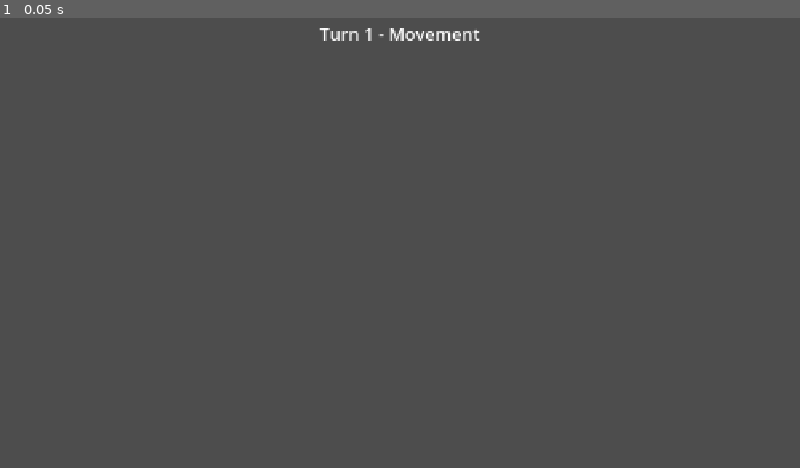
Above: before the commit, frame 1.
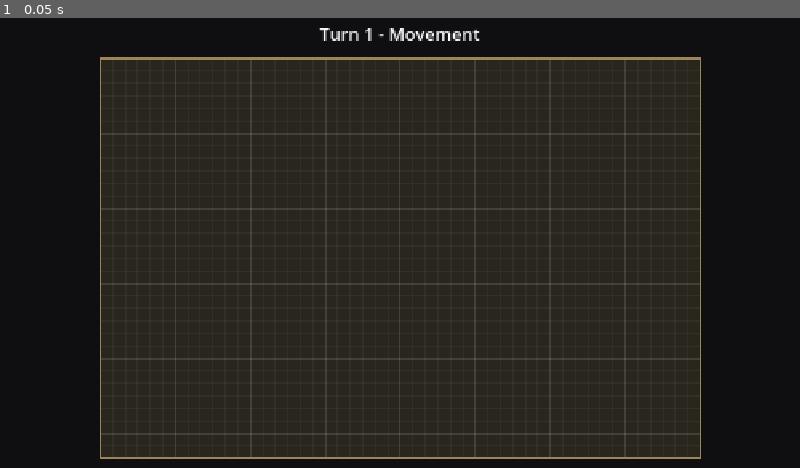
Above: after the commit, the same moment.

Repository: garrettmarco-a11y/grimdarktt
Game: Godot game, scene res://scenes/core/Main.tscn
Same seed, same stepped clock (60 frames per second), same inputs: the game is played once before the commit and once after it.
Inputs:
- Up to frame 1 (0.05 s): no input

The runs differ from the first frame. In frame 1, 97% of the frame differs, in the area x 0-100%, y 0-100%.

Commit message:
Add battlefield foundation with measurement grid
GameBoard now draws a bounded play area procedurally: a dark surface, a
faint 1-unit grid, a stronger 6-unit grid and a bronze border. Positions are
continuous board units; the grid is visual guidance only. Board size, scale,
grid spacing and colours are exported placeholders until the battlefield
dimensions are decided. Main places the board below the phase banner, and the
default clear colour is darkened so the board edge reads clearly.

Adds tests for board geometry, unit/pixel conversion, grid line positions and
the board's layout relative to the viewport and phase banner.

Co-Authored-By: Claude Opus 5.5 <noreply@anthropic.com>
Claude-Session: https://claude.ai/code/session_01N4uSr6oR2ZXSGEegv4yxbn

Diff:
--- a/project.godot
+++ b/project.godot
@@ -14,5 +14,6 @@
 window/stretch/mode="canvas_items"
 
 [rendering]
+environment/defaults/default_clear_color=Color(0.06, 0.06, 0.07, 1)
 renderer/rendering_method="gl_compatibility"
 renderer/rendering_method.mobile="gl_compatibility"
--- a/scenes/core/Main.tscn
+++ b/scenes/core/Main.tscn
@@ -9,6 +9,7 @@
 script = ExtResource("1_main")
 
 [node name="GameBoard" parent="." instance=ExtResource("2_board")]
+position = Vector2(160, 64)
 
 [node name="TurnManager" parent="." instance=ExtResource("3_turns")]
 
--- a/scripts/core/GameBoard.gd
+++ b/scripts/core/GameBoard.gd
@@ -1,5 +1,113 @@
+@tool
 extends Node2D
 class_name GameBoard
+## The battlefield play area: a bounded rectangle drawn procedurally with a
+## measurement grid.
+##
+## Positions on the board are continuous, in board distance units, with the
+## origin at the board's top-left corner. The grid is visual guidance only and
+## never constrains positions. This node has no turn or rules logic.
 
-func _ready() -> void:
-    pass
+## Board size in board distance units. Placeholder until the project lead
+## sets the battlefield dimensions.
+@export var board_size := Vector2(48.0, 32.0):
+    set(value):
+        board_size = value
+        queue_redraw()
+## Pixels drawn per board distance unit. Placeholder until the unit scale is set.
+@export_range(1.0, 100.0, 0.5) var pixels_per_unit := 20.0:
+    set(value):
+        pixels_per_unit = value
+        queue_redraw()
+## Spacing of the faint grid lines, in board distance units.
+@export_range(0.25, 24.0, 0.25) var minor_grid_step := 1.0:
+    set(value):
+        minor_grid_step = value
+        queue_redraw()
+## Spacing of the stronger grid lines, in board distance units.
+@export_range(0.25, 24.0, 0.25) var major_grid_step := 6.0:
+    set(value):
+        major_grid_step = value
+        queue_redraw()
+
+@export_group("Colors")
+@export var surface_color := Color(0.16, 0.15, 0.12):
+    set(value):
+        surface_color = value
+        queue_redraw()
+@export var minor_grid_color := Color(1.0, 1.0, 1.0, 0.04):
+    set(value):
+        minor_grid_color = value
+        queue_redraw()
+@export var major_grid_color := Color(1.0, 1.0, 1.0, 0.12):
+    set(value):
+        major_grid_color = value
+        queue_redraw()
+@export var border_color := Color(0.62, 0.52, 0.34):
+    set(value):
+        border_color = value
+        queue_redraw()
+@export var border_width := 3.0:
+    set(value):
+        border_width = value
+        queue_redraw()
+
+
+## The playable area in this node's local pixel coordinates.
+func get_board_rect() -> Rect2:
+    return Rect2(Vector2.ZERO, units_to_pixels(board_size))
+
+
+func units_to_pixels(units: Vector2) -> Vector2:
+    return units * pixels_per_unit
+
+
+func pixels_to_units(pixels: Vector2) -> Vector2:
+    return pixels / pixels_per_unit
+
+
+## True if `point` (in board distance units) lies on or inside the board edge.
+func contains_point(point: Vector2) -> bool:
+    return point.x >= 0.0 and point.y >= 0.0 and point.x <= board_size.x and point.y <= board_size.y
+
+
+## Positions of interior grid lines along an axis of `length`, in board units.
+## The board edges are excluded; they are drawn as the border.
+static func grid_line_positions(step: float, length: float) -> PackedFloat32Array:
+    var positions := PackedFloat32Array()
+    if step <= 0.0:
+        return positions
+    var count := int(floor(length / step + 0.0001))
+    for i in range(1, count + 1):
+        var line_pos := i * step
+        if line_pos < length - 0.0001:
+            positions.append(line_pos)
+    return positions
+
+
+func _draw() -> void:
+    var rect := get_board_rect()
+    draw_rect(rect, surface_color)
+    _draw_grid(minor_grid_step, minor_grid_color, major_grid_step)
+    _draw_grid(major_grid_step, major_grid_color, 0.0)
+    draw_rect(rect, border_color, false, border_width)
+
+
+## Draws grid lines every `step` units, skipping lines that fall on `skip_step`.
+func _draw_grid(step: float, color: Color, skip_step: float) -> void:
+    var size := get_board_rect().size
+    for x in grid_line_positions(step, board_size.x):
+        if not _is_multiple(x, skip_step):
+            var px := x * pixels_per_unit
+            draw_line(Vector2(px, 0.0), Vector2(px, size.y), color)
+    for y in grid_line_positions(step, board_size.y):
+        if not _is_multiple(y, skip_step):
+            var py := y * pixels_per_unit
+            draw_line(Vector2(0.0, py), Vector2(size.x, py), color)
+
+
+static func _is_multiple(value: float, step: float) -> bool:
+    if step <= 0.0:
+        return false
+    var ratio := value / step
+    return absf(ratio - roundf(ratio)) < 0.0001
--- a/tests/run_tests.gd
+++ b/tests/run_tests.gd
@@ -234,6 +234,52 @@
     tm.end_activation()
     _check_eq(tm.current_phase, Phase.SHOOTING, "phase ends with the acting squad's activation")
     tm.free()
+
+
+func test_board_rect_follows_size_and_scale() -> void:
+    var board := GameBoard.new()
+    # Temporary test fixture values, not the battlefield's final dimensions.
+    board.board_size = Vector2(10.0, 8.0)
+    board.pixels_per_unit = 5.0
+    _check_eq(board.get_board_rect(), Rect2(0.0, 0.0, 50.0, 40.0), "board rect")
+    _check_eq(board.units_to_pixels(Vector2(2.0, 3.5)), Vector2(10.0, 17.5), "units to pixels")
+    _check_eq(board.pixels_to_units(Vector2(10.0, 17.5)), Vector2(2.0, 3.5), "pixels to units")
+    board.free()
+
+
+func test_board_contains_point_is_continuous() -> void:
+    var board := GameBoard.new()
+    board.board_size = Vector2(10.0, 8.0)
+    _check(board.contains_point(Vector2(3.37, 7.91)), "off-grid interior point")
+    _check(board.contains_point(Vector2.ZERO), "corner is on the board")
+    _check(board.contains_point(Vector2(10.0, 8.0)), "far corner is on the board")
+    _check(not board.contains_point(Vector2(-0.01, 4.0)), "left of the edge")
+    _check(not board.contains_point(Vector2(5.0, 8.01)), "below the edge")
+    board.free()
+
+
+func test_grid_line_positions() -> void:
+    _check_eq(GameBoard.grid_line_positions(6.0, 24.0), PackedFloat32Array([6.0, 12.0, 18.0]), "edges excluded")
+    _check_eq(GameBoard.grid_line_positions(5.0, 12.0), PackedFloat32Array([5.0, 10.0]), "uneven length")
+    _check_eq(GameBoard.grid_line_positions(0.5, 1.5), PackedFloat32Array([0.5, 1.0]), "fractional step")
+    _check_eq(GameBoard.grid_line_positions(0.0, 10.0).size(), 0, "zero step draws nothing")
+
+
+func test_board_layout_in_main_scene() -> void:
+    var main: Node = load("res://scenes/core/Main.tscn").instantiate()
+    root.add_child(main)
+    await process_frame
+    var board := main.get_node("GameBoard") as GameBoard
+    var banner := main.get_node("HUD/PhaseBanner") as Control
+    var board_rect := board.get_global_transform() * board.get_board_rect()
+    var viewport := Rect2(Vector2.ZERO, Vector2(
+        ProjectSettings.get_setting("display/window/size/viewport_width"),
+        ProjectSettings.get_setting("display/window/size/viewport_height")))
+    _check_eq(viewport.size, Vector2(1280, 720), "viewport size unchanged")
+    _check(viewport.encloses(board_rect), "board %s fits the viewport" % board_rect)
+    _check(not board_rect.intersects(banner.get_global_rect()), "board clears the phase banner")
+    main.queue_free()
+    await process_frame
 
 
 func test_unit_profile_resource() -> void:
